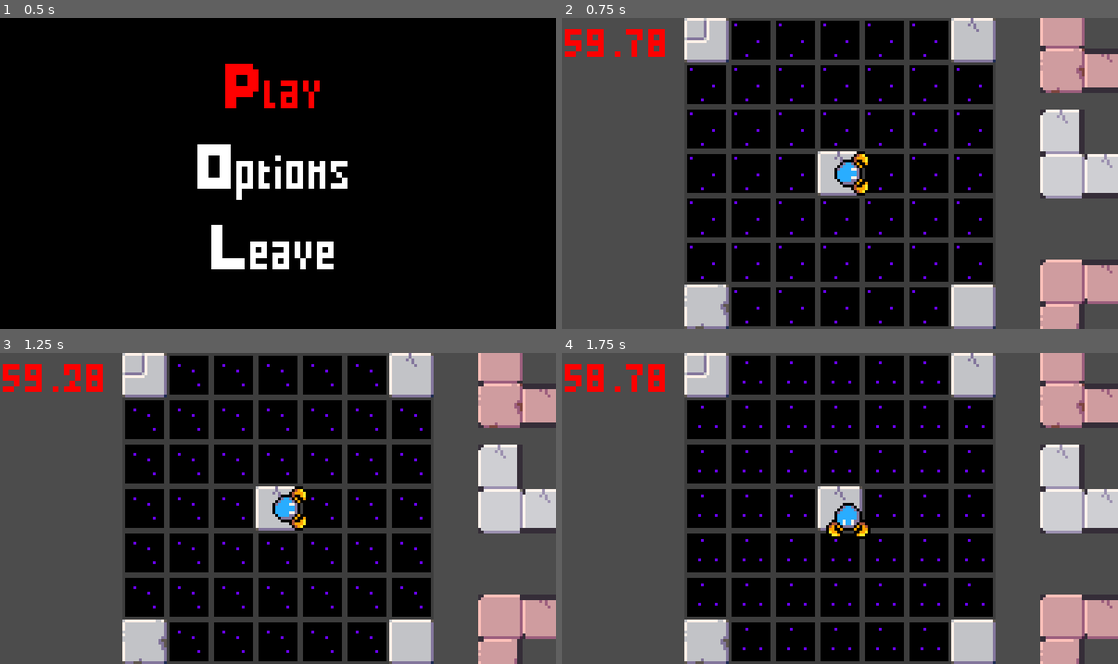
Above: before the commit, frames 1-4 (two rows, left to right).
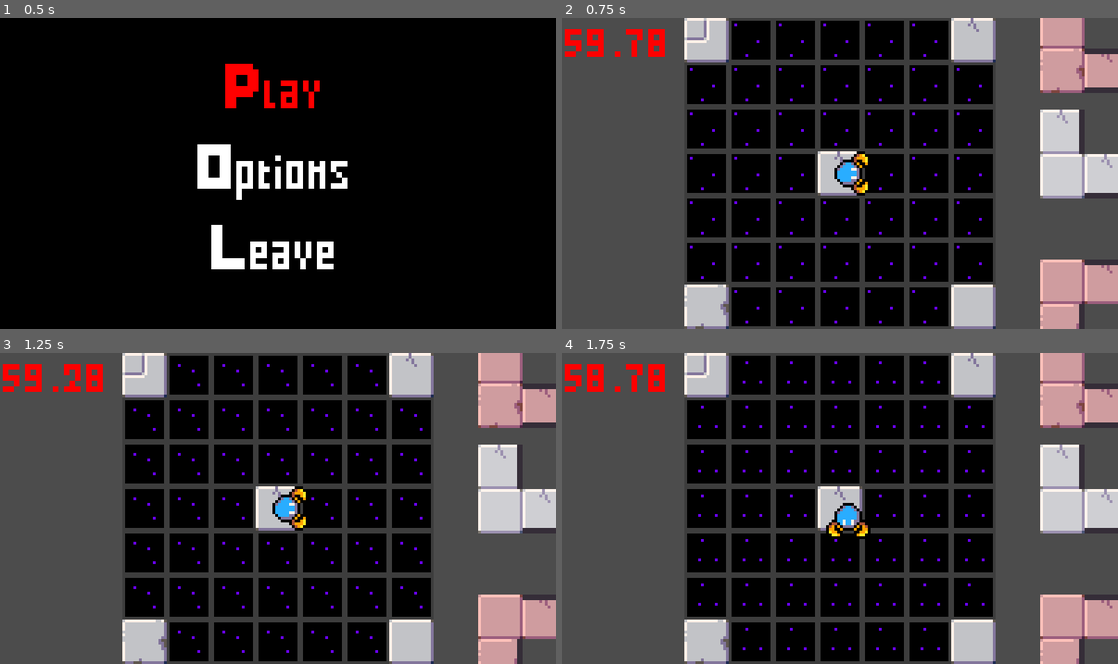
Above: after the commit, the same moments.

Repository: MrBSmith/Global2020
Game: Godot game, scene res://Scenes/GUI/Menus/ScreenTitle/ScreenTitle.tscn
Same seed, same stepped clock (60 frames per second), same inputs: the game is played once before the commit and once after it.
Inputs (mouse positions are in pixels of both pictures, inside the frame that each line leads up to):
- Up to frame 1 (0.5 s): no input
- Up to frame 2 (0.75 s): tap Enter (ui_accept) at 0.5 s; move the mouse to (962, 157) at 0.52 s; hold Right (ui_right) from 0.53 s (still down); click (962, 157) at 0.6 s
- Up to frame 3 (1.25 s): keep holding Right (ui_right); tap Enter (ui_accept) at 0.77 s
- Up to frame 4 (1.75 s): move the mouse to (1062, 405) at 1.27 s; release Right (ui_right) at 1.28 s; hold Down (ui_down) from 1.28 s (still down); tap Mouse wheel down (rotate_card_anti_clock) at 1.35 s; tap Enter (ui_accept) at 1.52 s

Frame 1 is identical in both runs. In frame 2, 0.2% of the frame differs, in the area x 86-95%, y 8-93%; in frame 3, 0.2%; in frame 4, 0.2%.

Commit message:
Remove doors

Diff:
--- a/Scenes/Cards/Script/Tile.gd
+++ b/Scenes/Cards/Script/Tile.gd
@@ -1,7 +1,6 @@
 extends Tile
 
 class_name WalkableTile
-
 
 # Why do we need overlap AND outside booleans:
 # When the mouse enter the tile, the overlap will be set to true. When it exit it, it's set to false
--- a/Scenes/Cards/States/Generate.gd
+++ b/Scenes/Cards/States/Generate.gd
@@ -3,7 +3,6 @@
 #### GENERATE STATE ####
 
 onready var wall_node = preload("res://Scenes/Wall/Wall.tscn")
-onready var door_node = preload("res://Scenes/Wall/Door.tscn")
 
 var rng = RandomNumberGenerator.new()
 
@@ -73,20 +72,16 @@
 	for tile in owner.tiles_array:
 		for current_node in tile.get_children():
 			if current_node is Position2D:
-				var side
-				# if it's a door
-				if generate_door():
-					side = door_node.instance()
-				else:
-					side = wall_node.instance()
+				if !generate_door(): # if it's a wall
+					var side = wall_node.instance()
 
-				# Makes it horizontal if the point is a top one
-				if current_node is PointTop:
-					side.set_rotation_degrees(90)
+					# Makes it horizontal if the point is a top one
+					if current_node is PointTop:
+						side.set_rotation_degrees(90)
 
-				# Add the door/wall to rh
-				side.set_position(current_node.get_position())
-				tile.add_child(side)
+					# Add the door/wall to rh
+					side.set_position(current_node.get_position())
+					tile.add_child(side)
 
 
 # Pick a random color depending of the color chance values
